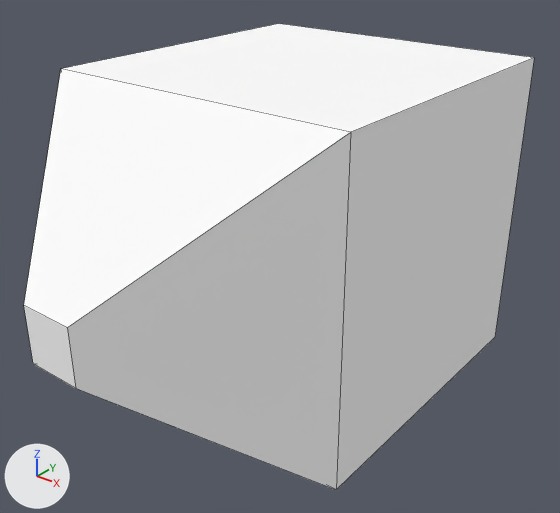
Renders of the Blender file assets/models/blenderFiles/wall.blend from each side of a commit.
Camera for both pictures: a 50 mm lens placed at (1.887, -2.361, 1.488), pointed at (0.54, -0.677, 0.444). Lighting does not change. The marker at lower left points along +X, +Y and +Z. Mesh edges are drawn as thin lines.
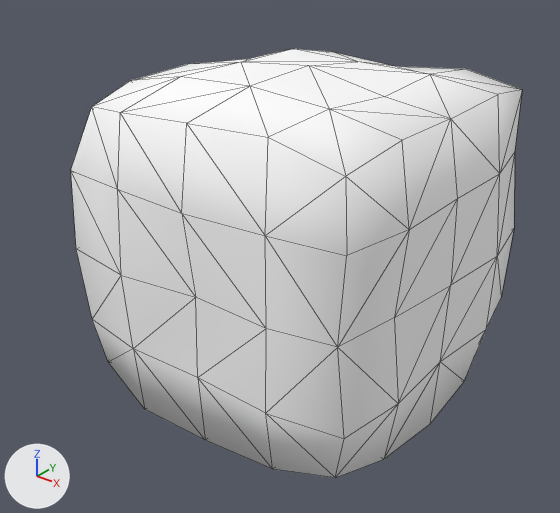
Pixel boxes [x1, y1, x2, y2] of what changed, in the pictures (560 x 513 px):
```json
{"object": "Cube", "change": "reshaped, moved, rescaled", "before": [24, 24, 534, 490], "after": [71, 49, 522, 478], "on screen": "12% narrower, 8% shorter"}
{"part": 1, "of": "me_cube", "change": "built on", "before": [24, 24, 534, 490], "after": [71, 49, 522, 478]}
```

Edits to the scene script, one JSON object a line:
```json
{"block": "me_cube", "where": "# used by ob_cube; location = (0.0, 0.0, 0.0); rotation_euler = (1.571, 0.0, 0.0), in degrees (90, 0, 0); scale = (0.5, 0.5, 0.5)"}
{"op": "remove", "block": "me_cube", "code": "me_cube.from_pydata(...)  # 12 vertices, 10 faces; spans x -0.01..1.99, y 0.0..2.0, z 0.0..2.97"}
{"op": "add", "block": "me_cube", "code": "me_cube.from_pydata(...)  # 98 vertices, 192 faces; spans x -0.29..0.29, y -0.28..0.3, z -0.3..0.3"}
{"block": "me_cube", "change": "me_cube part 1: the whole mesh is rebuilt"}
{"block": "me_cube", "change": "me_cube part 2: the surface is now shaded smooth"}
{"op": "set", "path": "ob_cube.location", "old": "(0.0, 0.0, 0.0)", "new": "(0.499, -0.492, 0.429)"}
{"op": "set", "path": "ob_cube.scale", "old": "(0.5, 0.5, 0.5)", "new": "(1.88, 1.88, 1.88)"}
```
